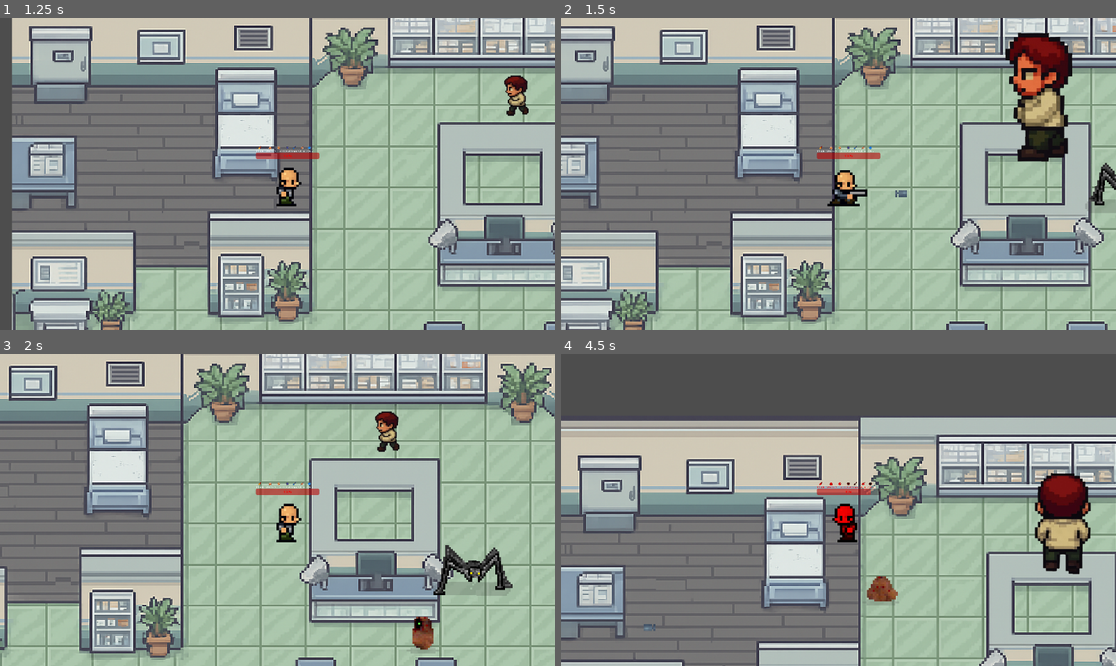
Above: before the commit, frames 1-4 (two rows, left to right).
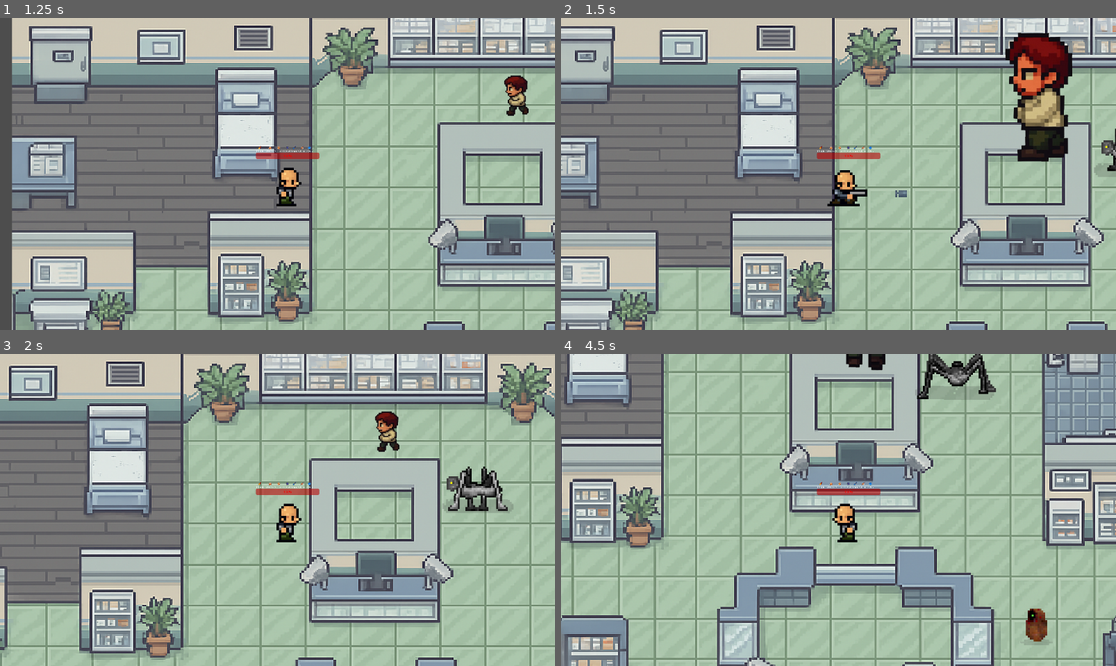
Above: after the commit, the same moments.

Repository: levi-tabosa/trabai_andrea
Game: Godot game, scene res://scenes/TelaInicial.tscn
The game is run twice, just before and just after one commit, with the same random seed, the same clock (stepped at 60 frames per second) and the same inputs.
Inputs:
- Up to frame 1 (1.25 s): click "INICIAR" at 0.5 s
- Up to frame 2 (1.5 s): tap Enter (ui_accept) at 1.25 s; hold Right (ui_right) from 1.28 s (still down); tap 1 (select-1) at 1.35 s
- Up to frame 3 (2 s): keep holding Right (ui_right); tap Enter (ui_accept) at 1.52 s
- Up to frame 4 (4.5 s): release Right (ui_right) at 2.03 s; hold Down (ui_down) 2.03-2.78 s; tap 2 (select-2) at 2.1 s; tap Enter (ui_accept) at 2.27, 3.77 s; hold Right (ui_right) 2.78-3.53 s; tap 3 (select-3) at 2.85 s; hold Up (ui_up) 3.53-4.28 s; tap 4 (select-4) at 3.6 s; hold Left (ui_left) from 4.28 s (still down); tap 5 (select-5) at 4.35 s

Frame 1 is identical in both runs. In frame 2, 0.7% of the frame differs, in the area x 94-100%, y 35-63%; in frame 3, 2.9%; in frame 4, 79%, in the area x 0-100%, y 0-100%.

Commit message:
Update main.tscn

Diff:
--- a/scenes/main.tscn
+++ b/scenes/main.tscn
@@ -17,13 +17,14 @@
 
 [node name="EnemyPath2" parent="." instance=ExtResource("1_o5qli")]
 position = Vector2(657, 357)
-enemy_speed = 200.0
+enemy_speed = 1.0
 enemy_patrol_loops = 0
 enemy_sprite_frames = ExtResource("4_tefeu")
 enemy_scale_factor = 2.0
 
 [node name="EnemyPath3" parent="." instance=ExtResource("1_o5qli")]
 position = Vector2(573, 100)
+enemy_speed = 1.0
 enemy_sprite_frames = ExtResource("5_tefeu")
 enemy_scale_factor = 2.0
 
